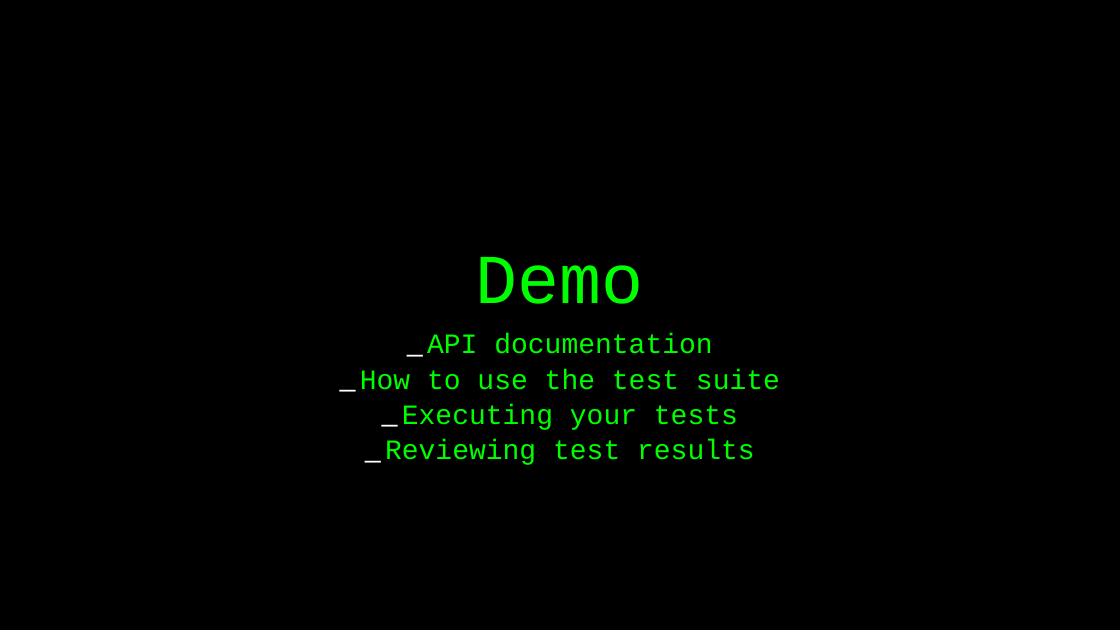
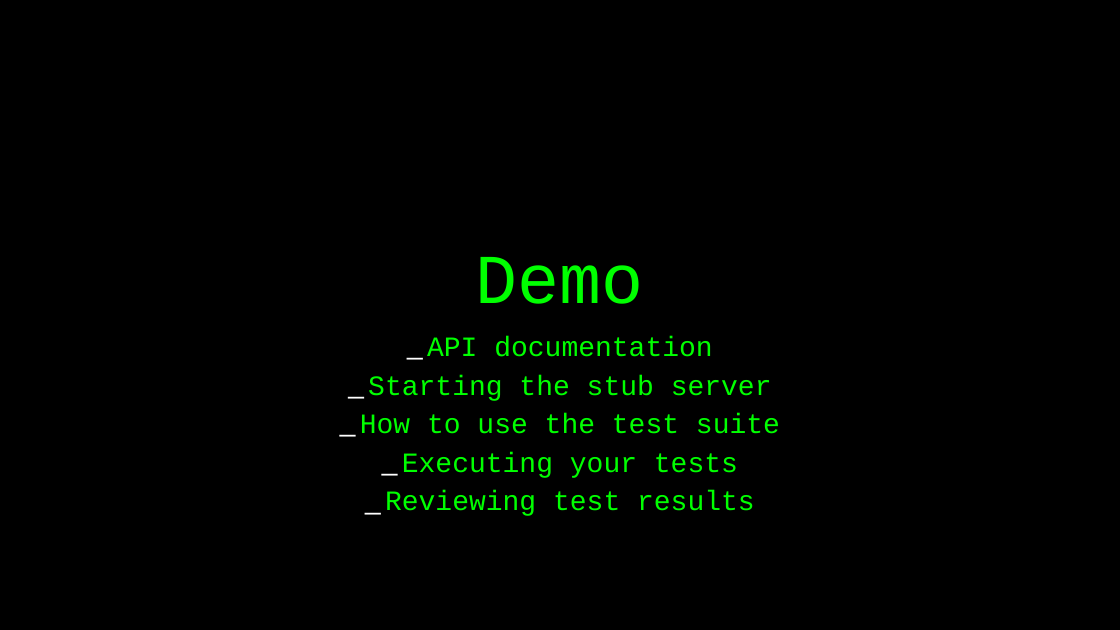
Before and after one commit to sureshnath/workshops, a slide deck: slide 21 of rest-assured/testing_restful_web_services_with_rest_assured.odp. Drawn at 1120x630 pixels with LibreOffice and Linux fonts; fonts in the diff are those of the drawing. Boxes give left, top, right and bottom in pixels: in the first picture for what was removed or moved away, otherwise in the second. Text is boxed around its words. In the diff, an @@ line names an element or a change of style, - is before the commit and + after.

```diff
--- a/rest-assured/testing_restful_web_services_with_rest_assured.odp
+++ b/rest-assured/testing_restful_web_services_with_rest_assured.odp
@@ subtitle at <box>360,336,780,516</box>: line spacing 0.7 to 0.8 @@
@@ subtitle at <box>368,375,772,401</box>: paragraph added @@
+_ Starting the stub server
```
Also in this commit, not shown: 7 other slides changed, 2 slides added, 28 other files.
